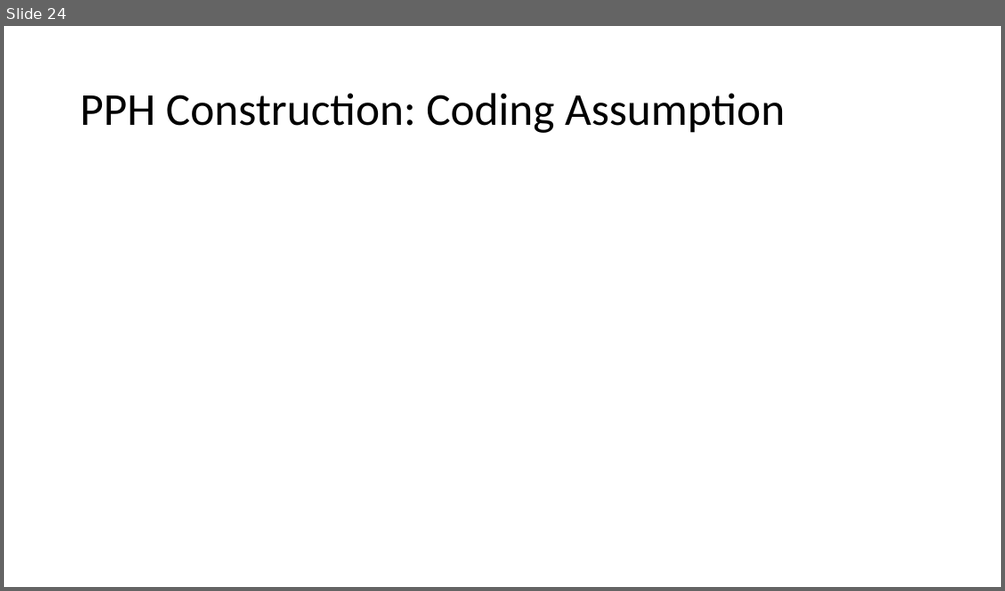
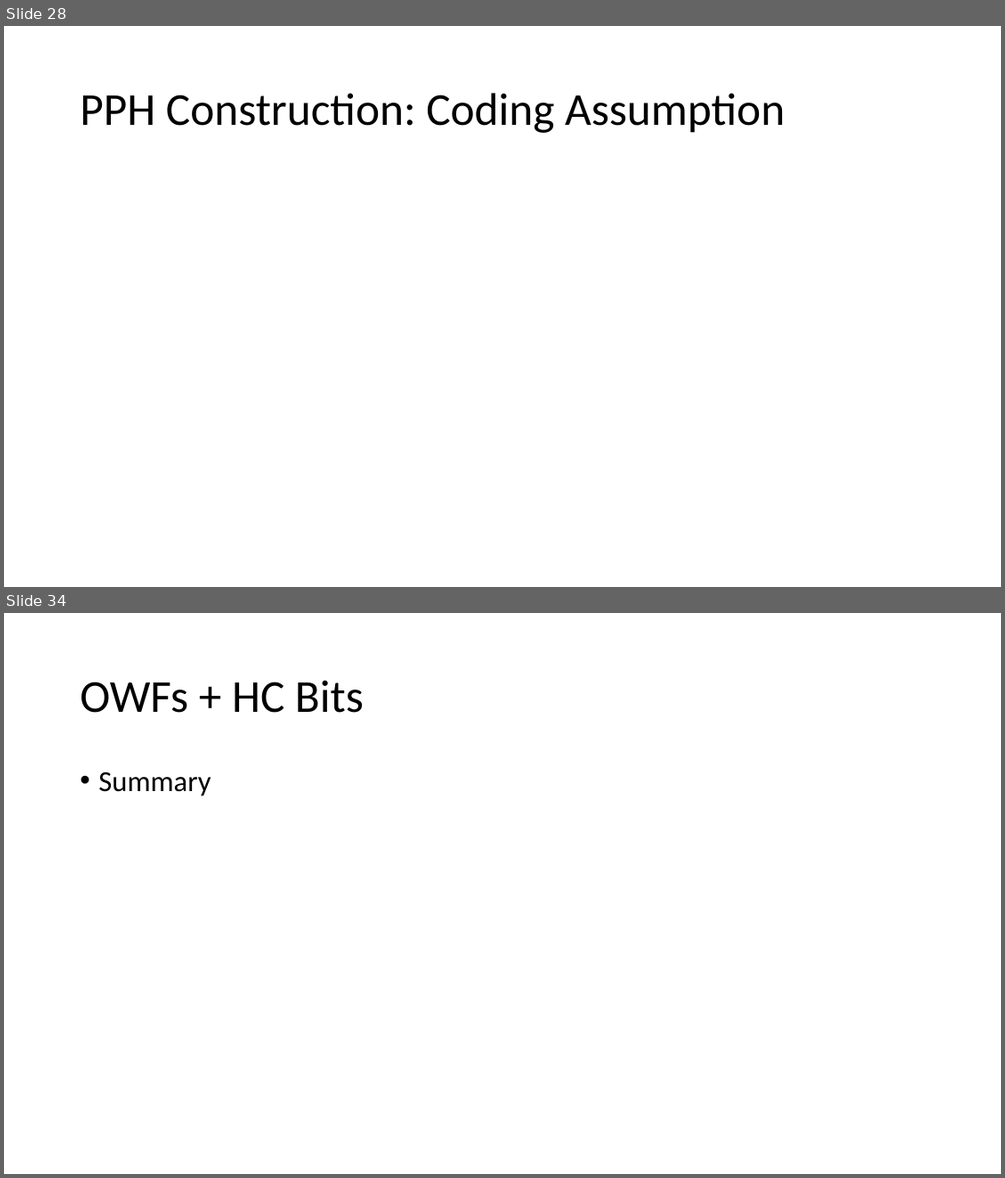
Before and after one commit to riolavigne/thesis, a slide deck: presentation/defense.pptx. Shown one above the other, each under a label of ours: slide 24 before the commit, slides 28 and 34 after it; the slides between them are not shown. The pictures are 1005x591 and 1005x1178 pixels, drawn with LibreOffice and Linux fonts; fonts in the diff are those of the drawing. Boxes give left, top, right and bottom in pixels: in the first picture for what was removed or moved away, otherwise in the second. Text is boxed around its words. In the diff, an @@ line names an element or a change of style, - is before the commit and + after.

```diff
--- a/presentation/defense.pptx
+++ b/presentation/defense.pptx
@@ slide 34 added at [4, 613, 1001, 1174], background #FFFFFF @@
@@ title added at [80, 680, 364, 713], 44 pt, text #000000 @@
+OWFs + HC Bits
@@ text added at [98, 771, 210, 796], 28 pt, text #000000 @@
+• Summary
@@ what was slide 24 is now slide 28 @@
```
Also in this commit, not shown: 11 slides changed, 11 other slides added, 5 other files.
